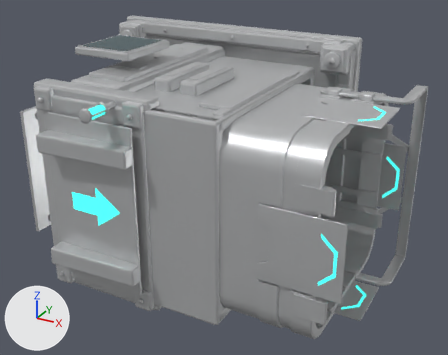
The OBJ model assets/models/lods/SM_TeleporterItemOutput_LOD1.obj, before and after one commit.
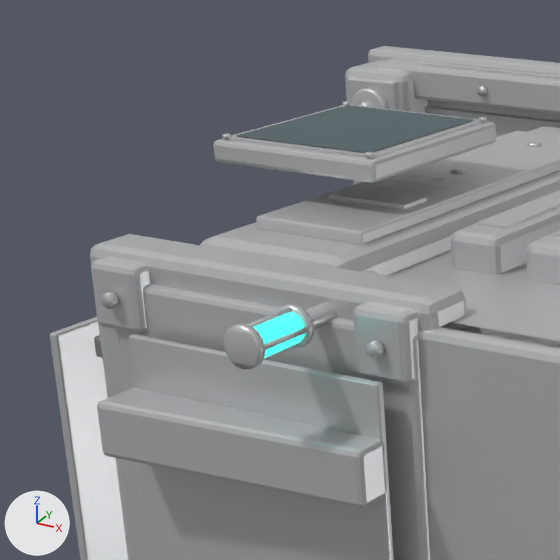
Each version is shown whole from a 50 mm lens placed at (374.0, -733.0, 284.0), pointed at (55.0, -154.0, -5.0), then close up on the part from 1% to 43% of the width and 0% to 53% of the height. The lights are fixed; the arrows at lower left show +X, +Y and +Z. The last two pictures show the newer version. Where no turn or scale is listed for an object, it has been applied to the vertices.

The first close-up shows 'SM_TeleporterItemOutput.001'.
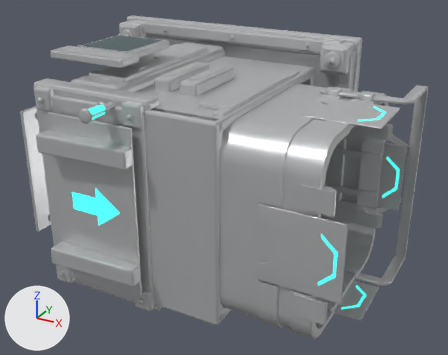
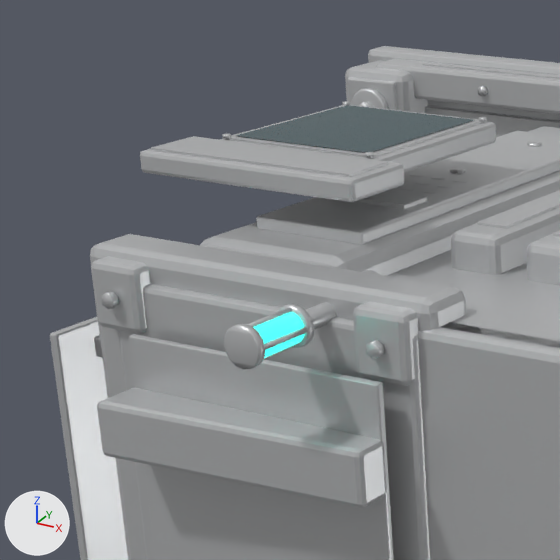
Boxes (x1, y1, x2, y2) around the edits, measured in the close-ups (560 x 560 px):
part 1 of me_sm_teleporteritemoutput_001, added: after (140, 138, 404, 202)
part 2 of me_sm_teleporteritemoutput_001, added: after (151, 136, 388, 177)

Diff of the bpy script that builds the scene:
```diff
--- a/assets/models/lods/SM_TeleporterItemOutput_LOD1.obj.py
+++ b/assets/models/lods/SM_TeleporterItemOutput_LOD1.obj.py
@@ me_sm_teleporteritemoutput_001 @@
 # used by ob_sm_teleporteritemoutput_001; location = (0.0, 0.0, 0.0)
-me_sm_teleporteritemoutput_001.from_pydata(...)  # 7387 vertices, 13784 faces, 13 loose edges; spans x -180.0..253.0, y -323.0..0.0, z -146.0..146.0
+me_sm_teleporteritemoutput_001.from_pydata(...)  # 7450 vertices, 13902 faces, 13 loose edges; spans x -180.0..253.0, y -323.0..0.0, z -146.0..146.0
+# me_sm_teleporteritemoutput_001 part 1: the loose piece of 56 vertices spanning x -91.0..-19.0, y -223.0..-145.0, z 136.0..144.0 is copied, and the copy is scaled about its middle by (1.31, 0.37, 1), then moved by (0.0, -50.0, 0.0); it spans x -102.0..-8.0, y -249.0..-219.0, z 136.0..144.0
+# me_sm_teleporteritemoutput_001 part 2: the loose piece of 16 vertices spanning x -87.0..-23.0, y -219.0..-149.0, z 143.0..145.0 is copied, and the copy is scaled about its middle by (1.34, 0.308, 0.697), then moved by (0.0, -51.0, 0.0); it spans x -98.0..-12.0, y -246.0..-224.0, z 144.0..145.0
+# other edits to the shape of me_sm_teleporteritemoutput_001 do not show in these pictures
 me_sm_teleporteritemoutput_001.materials.append(mat_factory)
```
